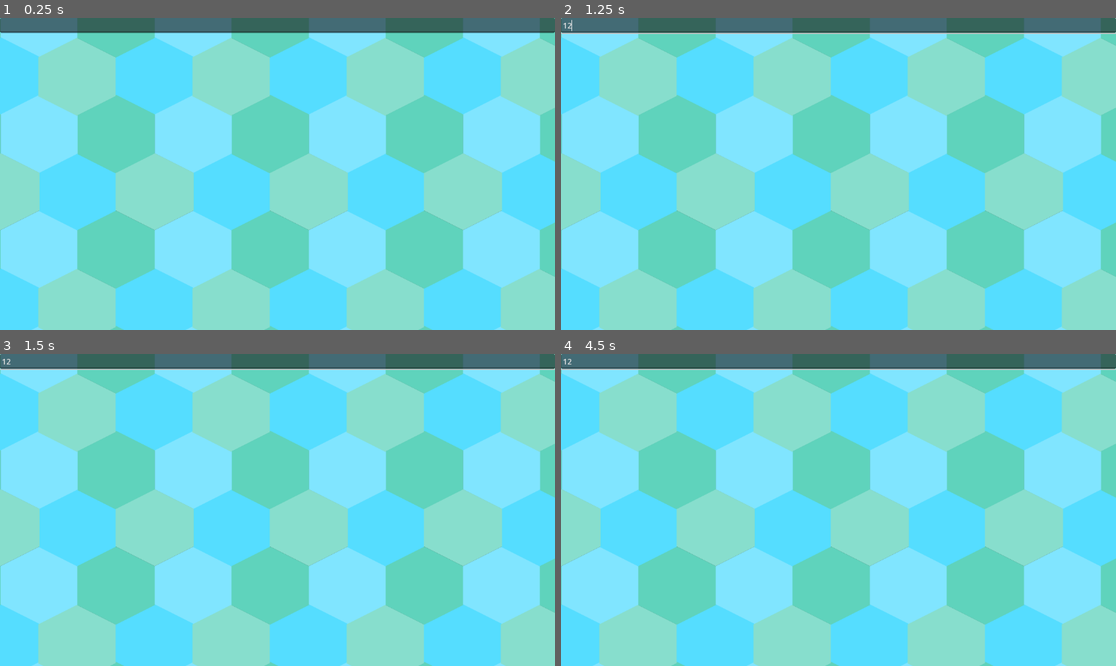
Above: before the commit, frames 1-4 (two rows, left to right).
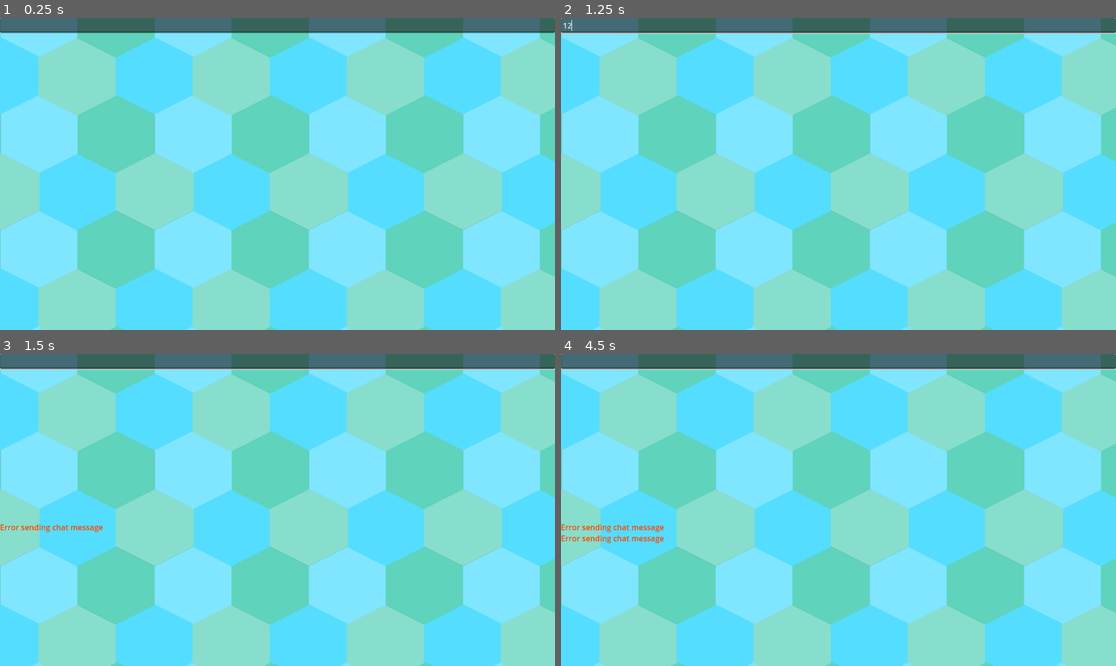
Above: after the commit, the same moments.

Repository: harsh16coder/RingRiot
Game: Godot game, scene res://states/ingame/ingame.tscn
The game is run twice, just before and just after one commit, with the same random seed, the same clock (stepped at 60 frames per second) and the same inputs. This scene is started directly instead of the project's main scene.
Inputs (mouse positions are in pixels of both pictures, inside the frame that each line leads up to):
- Up to frame 1 (0.25 s): no input
- Up to frame 2 (1.25 s): click (838, 24) at 0.52 s; type "12" at 0.6 s
- Up to frame 3 (1.5 s): tap Enter at 1.25 s; move the mouse to (277, 594) at 1.27 s; click (277, 594) at 1.42 s
- Up to frame 4 (4.5 s): tap Space at 2, 3.5 s; move the mouse to (727, 525) at 2.02 s; click (727, 525) at 2.17 s; tap Enter at 2.75, 4.25 s; move the mouse to (894, 441) at 2.77 s; click (894, 441) at 2.92 s; move the mouse to (810, 572) at 3.52 s; click (810, 572) at 3.67 s; move the mouse to (1005, 556) at 4.27 s; click (1005, 556) at 4.42 s

Frames 1-2 are identical in both runs. In frame 3, 0.2% of the frame differs, in the area x 0-19%, y 1-58%; in frame 4, 0.4%, in the area x 0-19%, y 1-61%.
Error before the commit: Parse Error: Cannot infer the type of "player_consumed_msg" variable because the value doesn't have a set type. (res://states/ingame/ingame.gd:67)

Commit message:
1.Added sopres respawing logic. 2. Make sure respawn playeres to not to get respawn around active players

Diff:
--- a/client/packets.gd
+++ b/client/packets.gd
@@ -1361,6 +1361,51 @@
 			return PB_ERR.PARSE_INCOMPLETE
 		return result
 
+class PlayerConsumedMessage:
+	func _init():
+		var service
+
+		__player_id = PBField.new("player_id", PB_DATA_TYPE.UINT64, PB_RULE.OPTIONAL, 1, true, DEFAULT_VALUES_3[PB_DATA_TYPE.UINT64])
+		service = PBServiceField.new()
+		service.field = __player_id
+		data[__player_id.tag] = service
+
+	var data = {}
+
+	var __player_id: PBField
+	func has_player_id() -> bool:
+		if __player_id.value != null:
+			return true
+		return false
+	func get_player_id() -> int:
+		return __player_id.value
+	func clear_player_id() -> void:
+		data[1].state = PB_SERVICE_STATE.UNFILLED
+		__player_id.value = DEFAULT_VALUES_3[PB_DATA_TYPE.UINT64]
+	func set_player_id(value : int) -> void:
+		__player_id.value = value
+
+	func _to_string() -> String:
+		return PBPacker.message_to_string(data)
+
+	func to_bytes() -> PackedByteArray:
+		return PBPacker.pack_message(data)
+
+	func from_bytes(bytes : PackedByteArray, offset : int = 0, limit : int = -1) -> int:
+		var cur_limit = bytes.size()
+		if limit != -1:
+			cur_limit = limit
+		var result = PBPacker.unpack_message(data, bytes, offset, cur_limit)
+		if result == cur_limit:
+			if PBPacker.check_required(data):
+				if limit == -1:
+					return PB_ERR.NO_ERRORS
+			else:
+				return PB_ERR.REQUIRED_FIELDS
+		elif limit == -1 && result > 0:
+			return PB_ERR.PARSE_INCOMPLETE
+		return result
+
 class Packet:
 	func _init():
 		var service
@@ -1435,6 +1480,12 @@
 		service.field = __spores_batch
 		service.func_ref = Callable(self, "new_spores_batch")
 		data[__spores_batch.tag] = service
+
+		__player_consumed = PBField.new("player_consumed", PB_DATA_TYPE.MESSAGE, PB_RULE.OPTIONAL, 13, true, DEFAULT_VALUES_3[PB_DATA_TYPE.MESSAGE])
+		service = PBServiceField.new()
+		service.field = __player_consumed
+		service.func_ref = Callable(self, "new_player_consumed")
+		data[__player_consumed.tag] = service
 
 	var data = {}
 
@@ -1483,6 +1534,8 @@
 		data[11].state = PB_SERVICE_STATE.UNFILLED
 		__spores_batch.value = DEFAULT_VALUES_3[PB_DATA_TYPE.MESSAGE]
 		data[12].state = PB_SERVICE_STATE.UNFILLED
+		__player_consumed.value = DEFAULT_VALUES_3[PB_DATA_TYPE.MESSAGE]
+		data[13].state = PB_SERVICE_STATE.UNFILLED
 		__chat.value = ChatMessage.new()
 		return __chat.value
 
@@ -1518,6 +1571,8 @@
 		data[11].state = PB_SERVICE_STATE.UNFILLED
 		__spores_batch.value = DEFAULT_VALUES_3[PB_DATA_TYPE.MESSAGE]
 		data[12].state = PB_SERVICE_STATE.UNFILLED
+		__player_consumed.value = DEFAULT_VALUES_3[PB_DATA_TYPE.MESSAGE]
+		data[13].state = PB_SERVICE_STATE.UNFILLED
 		__id.value = IdMessage.new()
 		return __id.value
 
@@ -1553,6 +1608,8 @@
 		data[11].state = PB_SERVICE_STATE.UNFILLED
 		__spores_batch.value = DEFAULT_VALUES_3[PB_DATA_TYPE.MESSAGE]
 		data[12].state = PB_SERVICE_STATE.UNFILLED
+		__player_consumed.value = DEFAULT_VALUES_3[PB_DATA_TYPE.MESSAGE]
+		data[13].state = PB_SERVICE_STATE.UNFILLED
 		__login_request.value = LoginRequestMessage.new()
 		return __login_request.value
 
@@ -1588,6 +1645,8 @@
 		data[11].state = PB_SERVICE_STATE.UNFILLED
 		__spores_batch.value = DEFAULT_VALUES_3[PB_DATA_TYPE.MESSAGE]
 		data[12].state = PB_SERVICE_STATE.UNFILLED
+		__player_consumed.value = DEFAULT_VALUES_3[PB_DATA_TYPE.MESSAGE]
+		data[13].state = PB_SERVICE_STATE.UNFILLED
 		__register_request.value = RegisterRequestMessage.new()
 		return __register_request.value
 
@@ -1623,6 +1682,8 @@
 		data[11].state = PB_SERVICE_STATE.UNFILLED
 		__spores_batch.value = DEFAULT_VALUES_3[PB_DATA_TYPE.MESSAGE]
 		data[12].state = PB_SERVICE_STATE.UNFILLED
+		__player_consumed.value = DEFAULT_VALUES_3[PB_DATA_TYPE.MESSAGE]
+		data[13].state = PB_SERVICE_STATE.UNFILLED
 		__ok_response.value = OkResponseMessage.new()
 		return __ok_response.value
 
@@ -1658,6 +1719,8 @@
 		data[11].state = PB_SERVICE_STATE.UNFILLED
 		__spores_batch.value = DEFAULT_VALUES_3[PB_DATA_TYPE.MESSAGE]
 		data[12].state = PB_SERVICE_STATE.UNFILLED
+		__player_consumed.value = DEFAULT_VALUES_3[PB_DATA_TYPE.MESSAGE]
+		data[13].state = PB_SERVICE_STATE.UNFILLED
 		__deny_response.value = DenyResponseMessage.new()
 		return __deny_response.value
 
@@ -1693,6 +1756,8 @@
 		data[11].state = PB_SERVICE_STATE.UNFILLED
 		__spores_batch.value = DEFAULT_VALUES_3[PB_DATA_TYPE.MESSAGE]
 		data[12].state = PB_SERVICE_STATE.UNFILLED
+		__player_consumed.value = DEFAULT_VALUES_3[PB_DATA_TYPE.MESSAGE]
+		data[13].state = PB_SERVICE_STATE.UNFILLED
 		__player.value = PlayerMessage.new()
 		return __player.value
 
@@ -1728,6 +1793,8 @@
 		data[11].state = PB_SERVICE_STATE.UNFILLED
 		__spores_batch.value = DEFAULT_VALUES_3[PB_DATA_TYPE.MESSAGE]
 		data[12].state = PB_SERVICE_STATE.UNFILLED
+		__player_consumed.value = DEFAULT_VALUES_3[PB_DATA_TYPE.MESSAGE]
+		data[13].state = PB_SERVICE_STATE.UNFILLED
 		__player_direction.value = PlayerDirectionMessage.new()
 		return __player_direction.value
 
@@ -1763,6 +1830,8 @@
 		data[11].state = PB_SERVICE_STATE.UNFILLED
 		__spores_batch.value = DEFAULT_VALUES_3[PB_DATA_TYPE.MESSAGE]
 		data[12].state = PB_SERVICE_STATE.UNFILLED
+		__player_consumed.value = DEFAULT_VALUES_3[PB_DATA_TYPE.MESSAGE]
+		data[13].state = PB_SERVICE_STATE.UNFILLED
 		__spore.value = SporeMessage.new()
 		return __spore.value
 
@@ -1798,6 +1867,8 @@
 		data[11].state = PB_SERVICE_STATE.FILLED
 		__spores_batch.value = DEFAULT_VALUES_3[PB_DATA_TYPE.MESSAGE]
 		data[12].state = PB_SERVICE_STATE.UNFILLED
+		__player_consumed.value = DEFAULT_VALUES_3[PB_DATA_TYPE.MESSAGE]
+		data[13].state = PB_SERVICE_STATE.UNFILLED
 		__spore_consumed.value = SporeConsumedMessage.new()
 		return __spore_consumed.value
 
@@ -1833,8 +1904,47 @@
 		__spore_consumed.value = DEFAULT_VALUES_3[PB_DATA_TYPE.MESSAGE]
 		data[11].state = PB_SERVICE_STATE.UNFILLED
 		data[12].state = PB_SERVICE_STATE.FILLED
+		__player_consumed.value = DEFAULT_VALUES_3[PB_DATA_TYPE.MESSAGE]
+		data[13].state = PB_SERVICE_STATE.UNFILLED
 		__spores_batch.value = SporesBatchMessage.new()
 		return __spores_batch.value
+
+	var __player_consumed: PBField
+	func has_player_consumed() -> bool:
+		if __player_consumed.value != null:
+			return true
+		return false
+	func get_player_consumed() -> PlayerConsumedMessage:
+		return __player_consumed.value
+	func clear_player_consumed() -> void:
+		data[13].state = PB_SERVICE_STATE.UNFILLED
+		__player_consumed.value = DEFAULT_VALUES_3[PB_DATA_TYPE.MESSAGE]
+	func new_player_consumed() -> PlayerConsumedMessage:
+		__chat.value = DEFAULT_VALUES_3[PB_DATA_TYPE.MESSAGE]
+		data[2].state = PB_SERVICE_STATE.UNFILLED
+		__id.value = DEFAULT_VALUES_3[PB_DATA_TYPE.MESSAGE]
+		data[3].state = PB_SERVICE_STATE.UNFILLED
+		__login_request.value = DEFAULT_VALUES_3[PB_DATA_TYPE.MESSAGE]
+		data[4].state = PB_SERVICE_STATE.UNFILLED
+		__register_request.value = DEFAULT_VALUES_3[PB_DATA_TYPE.MESSAGE]
+		data[5].state = PB_SERVICE_STATE.UNFILLED
+		__ok_response.value = DEFAULT_VALUES_3[PB_DATA_TYPE.MESSAGE]
+		data[6].state = PB_SERVICE_STATE.UNFILLED
+		__deny_response.value = DEFAULT_VALUES_3[PB_DATA_TYPE.MESSAGE]
+		data[7].state = PB_SERVICE_STATE.UNFILLED
+		__player.value = DEFAULT_VALUES_3[PB_DATA_TYPE.MESSAGE]
+		data[8].state = PB_SERVICE_STATE.UNFILLED
+		__player_direction.value = DEFAULT_VALUES_3[PB_DATA_TYPE.MESSAGE]
+		data[9].state = PB_SERVICE_STATE.UNFILLED
+		__spore.value = DEFAULT_VALUES_3[PB_DATA_TYPE.MESSAGE]
+		data[10].state = PB_SERVICE_STATE.UNFILLED
+		__spore_consumed.value = DEFAULT_VALUES_3[PB_DATA_TYPE.MESSAGE]
+		data[11].state = PB_SERVICE_STATE.UNFILLED
+		__spores_batch.value = DEFAULT_VALUES_3[PB_DATA_TYPE.MESSAGE]
+		data[12].state = PB_SERVICE_STATE.UNFILLED
+		data[13].state = PB_SERVICE_STATE.FILLED
+		__player_consumed.value = PlayerConsumedMessage.new()
+		return __player_consumed.value
 
 	func _to_string() -> String:
 		return PBPacker.message_to_string(data)
Not shown, changed: server/internal/server/hub.go
Not shown, changed: server/internal/server/objects/spwan.go
Not shown, changed: server/internal/server/states/ingame.go
